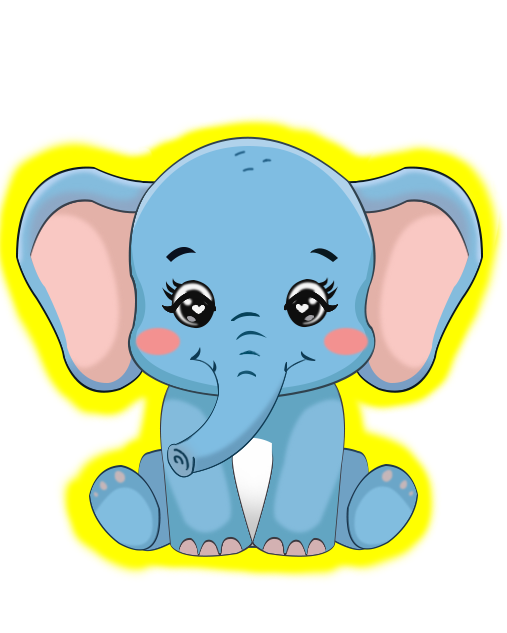
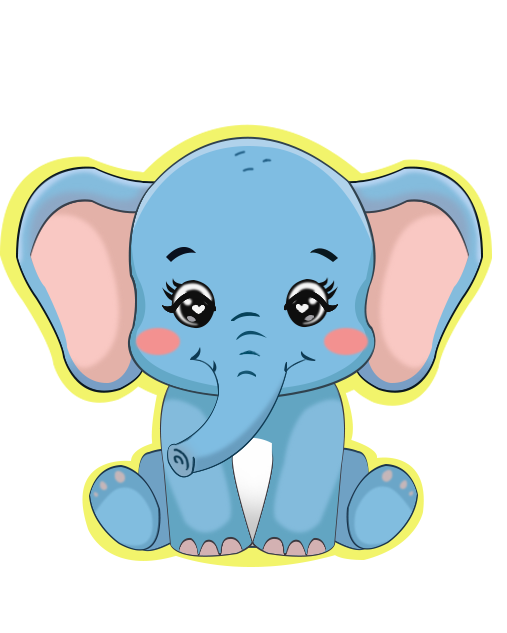
Two versions of the same layered image (w=507, h=633). Layer-by-layer changes:
removed layer "Tai" (1st of 2) over [0, 130, 211, 426]
removed layer "Tai" (2nd of 2) over [308, 136, 507, 416]
removed layer "Than" over [52, 151, 497, 583]
removed layer "Dau" over [106, 113, 507, 415]
added layer "Layer 5 copy" above "Layer 5" over [310, 159, 492, 406]
added layer "Layer 5" above "Layer 4" over [0, 156, 184, 403]
added layer "Layer 4" above "Layer 3" over [82, 371, 424, 567]
added layer "Layer 3" above "Layer 1" over [112, 124, 391, 409]
